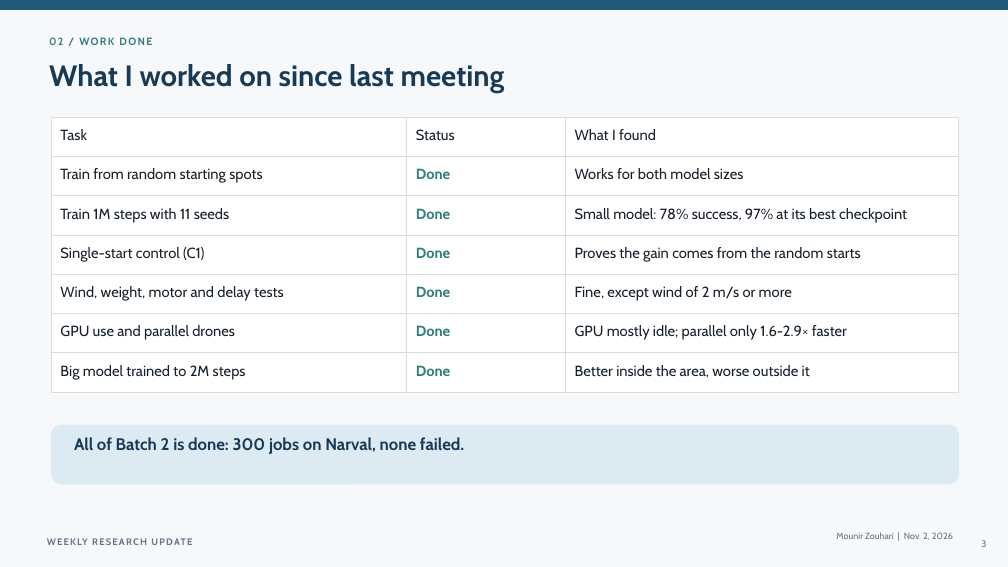
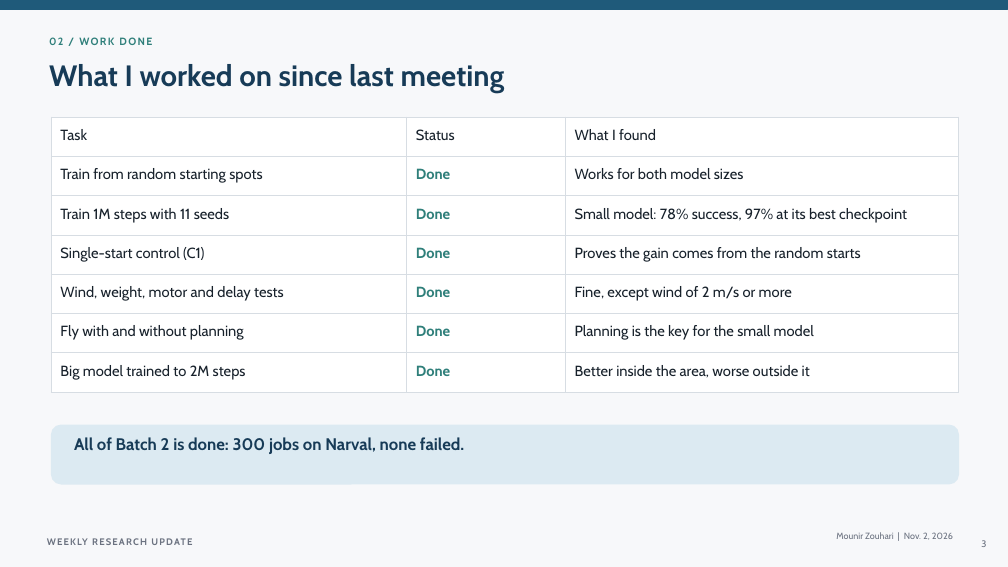
Before and after one commit to MounirZouhari/crazyfly, a slide deck: slide 3 of code/src/tdmpc2_training/reports/Mounir_Crazyflie_Weekly_Update_2026-11-02.pptx. Drawn at 1008x567 pixels with LibreOffice and Linux fonts; fonts in the diff are those of the drawing. Boxes give left, top, right and bottom in pixels: in the first picture for what was removed or moved away, otherwise in the second. Text is boxed around its words. In the diff, an @@ line names an element or a change of style, - is before the commit and + after.

Commit message:
Update deck: simpler wording, GPU and parallel results left out

```diff
--- a/code/src/tdmpc2_training/reports/Mounir_Crazyflie_Weekly_Update_2026-11-02.pptx
+++ b/code/src/tdmpc2_training/reports/Mounir_Crazyflie_Weekly_Update_2026-11-02.pptx
@@ table at [51, 117, 959, 392] @@
-row 6, column 1: GPU use and parallel drones
+row 6, column 1: Fly with and without planning
-row 6, column 3: GPU mostly idle; parallel only 1.6-2.9× faster
+row 6, column 3: Planning is the key for the small model
```
Also in this commit, not shown: 6 other slides changed.
